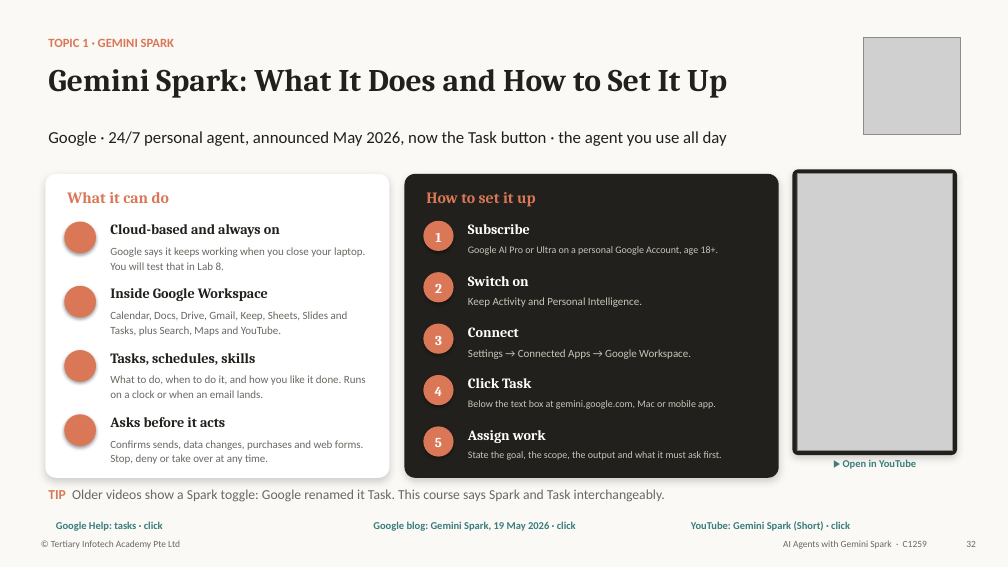
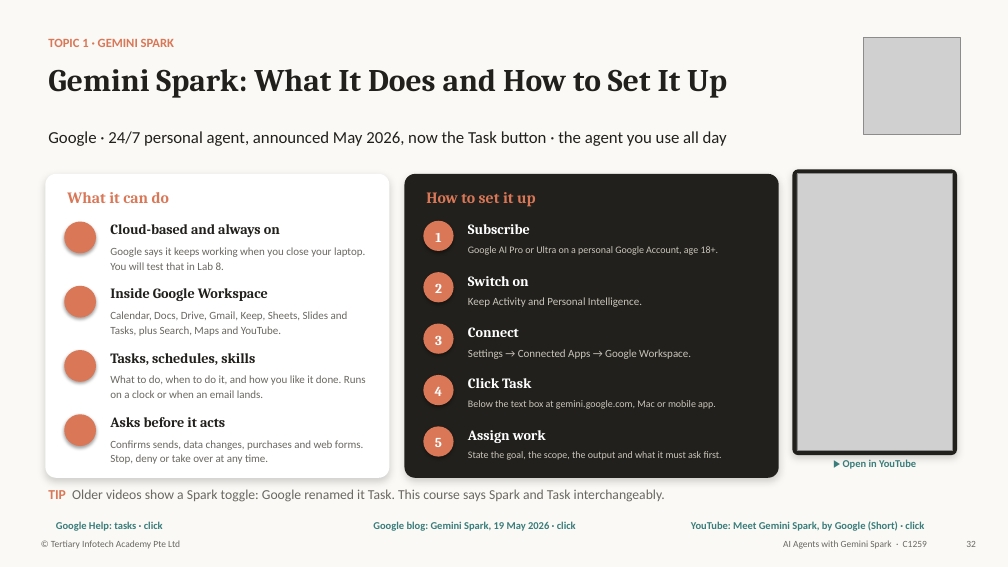
Before and after one commit to tertiarycourses/C1259-AI-Agents-with-Gemini-Spark, a slide deck: slide 32 of courseware/AI Agents with Gemini Spark (C1259)-v25.pptx. Drawn at 1008x567 pixels with LibreOffice and Linux fonts; fonts in the diff are those of the drawing; grey boxes stand for pictures; background and template pictures are left out. Boxes give left, top, right and bottom in pixels: in the first picture for what was removed or moved away, otherwise in the second. Text is boxed around its words. In the diff, an @@ line names an element or a change of style, - is before the commit and + after.

```diff
--- a/courseware/AI Agents with Gemini Spark (C1259)-v25.pptx
+++ b/courseware/AI Agents with Gemini Spark (C1259)-v25.pptx
@@ text at box(691, 521, 924, 531): text changed @@
-YouTube: Gemini Spark (Short) · click
+YouTube: Meet Gemini Spark, by Google (Short) · click
```
Also in this commit, not shown: 1 other file.
